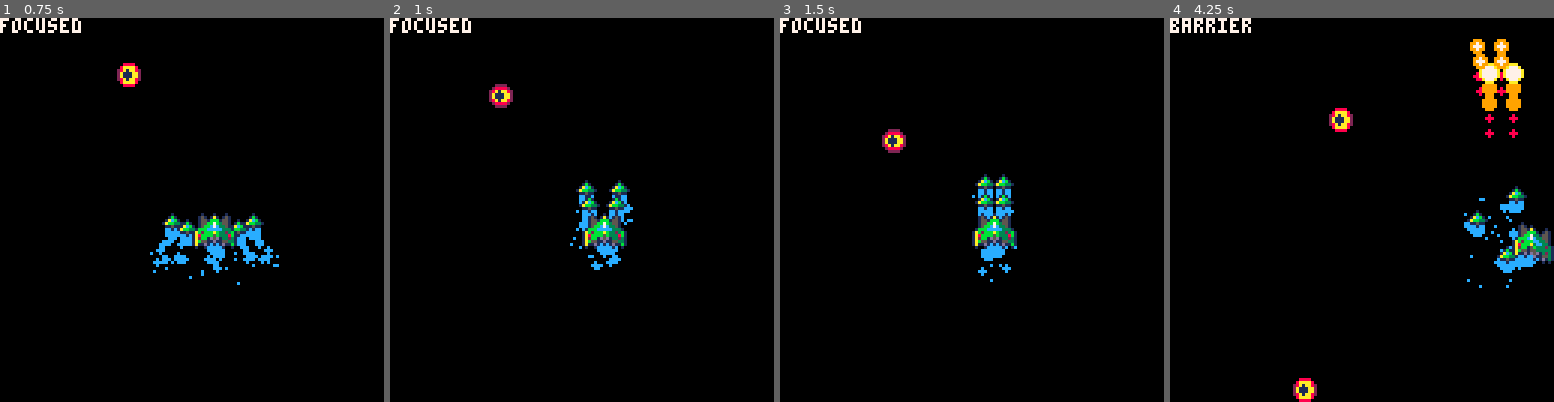
Above: before the commit, frames 1-4 (left to right).
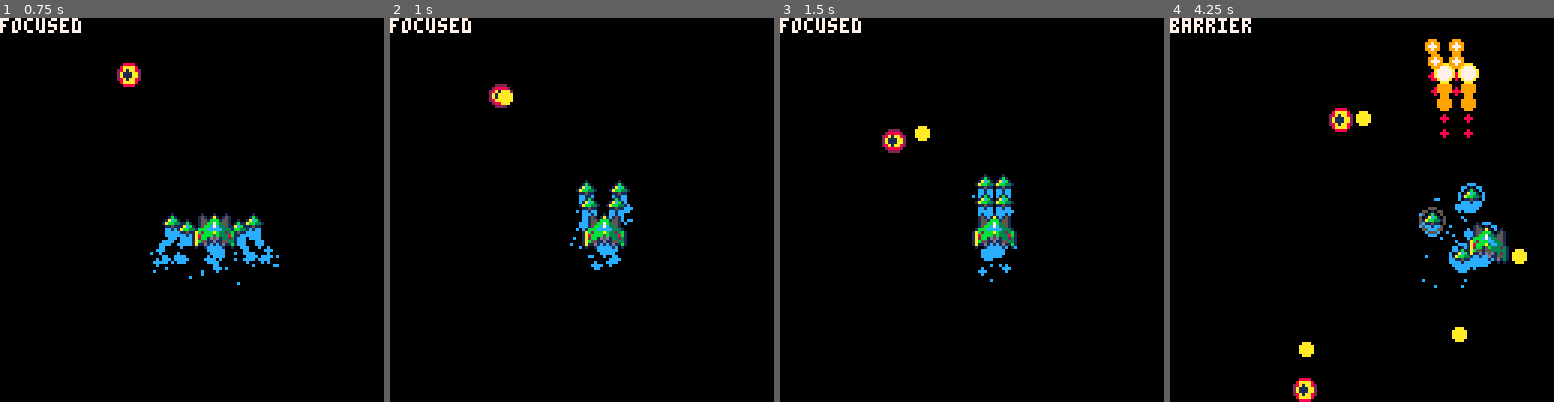
Above: after the commit, the same moments.

Repository: treveron2018/pico8
Game: PICO-8 cartridge shmup2.p8
Two runs of this game, one before a commit and one after it. Both use one fixed random seed, a clock stepped at 60 frames per second and the inputs below.
Inputs:
- Up to frame 1 (0.75 s): tap X (X key) at 0.33 s; tap O (Z key) at 0.7 s
- Up to frame 2 (1 s): no input
- Up to frame 3 (1.5 s): tap X (X key) at 1.07 s
- Up to frame 4 (4.25 s): hold Right 1.6-2.1 s; tap O (Z key) every 0.4 s from 1.7 to 4.1 s; tap X (X key) at 1.85, 2.97, 4.08 s; hold Up 2.15-2.42 s; hold Right 2.47-3.03 s; hold Left 3.08-3.58 s; hold Down 3.63-3.97 s; hold Right from 4.02 s (still down)

Frame 1 is identical in both runs. In frame 2, less than 0.1% of the frame differs, in the area x 28-33%, y 18-23%; in frame 3, 0.1%; in frame 4, 7.5%, in the area x 33-100%, y 5-89%.

Commit message:
blob and explosions for shmup2

Diff:
--- /dev/null
+++ b/blob.p8
@@ -0,0 +1,57 @@
+pico-8 cartridge // http://www.pico-8.com
+version 42
+__lua__
+--blob tool
+
+function _init()
+	b={
+		x=64,
+		y=64,
+		r=5
+	}
+end
+
+function _update()
+	if btnp(⬅️) then
+		b.r-=1
+	elseif btnp(➡️)then
+		b.r+=1
+	end
+end
+
+function _draw()
+	cls()
+	blob(b)
+	print(b.r,0,0,7)
+end
+-->8
+--blob
+
+function blob(b)
+	local thk={
+		5,
+		3,
+		1,
+		0
+	}
+
+	local p={
+		0b1111111111111111,
+		0b1010011010101111,
+		0b101000001010000,
+		0,
+	}
+
+	for i=1,#thk do
+		fillp(p[i])
+		circfill(b.x,b.y+thk[i],b.r+thk[i],137)
+	end
+	fillp()
+end
+__gfx__
+00000000000000000000000000000000000000000000000000000000000000000000000000000000000000000000000000000000000000000000000000000000
+00000000000000000000000000000000000000000000000000000000000000000000000000000000000000000000000000000000000000000000000000000000
+00700700000000000000000000000000000000000000000000000000000000000000000000000000000000000000000000000000000000000000000000000000
+00077000000000000000000000000000000000000000000000000000000000000000000000000000000000000000000000000000000000000000000000000000
+00077000000000000000000000000000000000000000000000000000000000000000000000000000000000000000000000000000000000000000000000000000
+00700700000000000000000000000000000000000000000000000000000000000000000000000000000000000000000000000000000000000000000000000000
--- /dev/null
+++ b/expl.p8
@@ -0,0 +1,161 @@
+pico-8 cartridge // http://www.pico-8.com
+version 42
+__lua__
+--explosion tool
+
+function _init()
+	expl={}
+	spd=1
+end
+
+function _update()
+	if(btnp(❎))add_expl(63,63)
+	upd_expl()
+	upd_sparks()
+	if btnp(⬆️)then
+		spd+=1
+	elseif btnp(⬇️) then
+		spd-=1
+	end
+end
+
+function _draw()
+	cls()
+	drw_expl()
+	drw_sparks()
+end
+-->8
+--blob
+
+function blob(b,c)
+	local thk={
+		5,
+		3,
+		1,
+		0
+	}
+
+	local p={
+		0b1111111111111111,
+		0b1010011010101111,
+		0b101000001010000,
+		0
+	}
+	if b.r==b.tr then
+		thc={
+		5,
+		3,
+		0
+	}
+	p={
+		0b1010011010101111,
+		0b101000001010000,
+		0}
+	elseif b.r==b.tr+1 then
+		thk={5,3}
+		p={
+		0b1010011010101111,
+		0b101000001010000}
+	elseif b.r==b.tr+2 then
+		thk={3}
+		p={▒}
+	elseif b.r==b.tr+3 then
+		thk={3}
+		p={░}
+	end
+
+	for i=1,#thk do
+		fillp(p[i])
+		circfill(b.x,b.y+thk[i],b.r+thk[i],c)
+	end
+	fillp()
+end
+-->8
+--expl
+
+function add_expl(_x,_y)
+	local e={
+		x=_x,
+		y=_y,
+		r=-2,
+		tr=8,
+	}
+	add(expl,e)
+	add_sparks(10,_x,_y)
+end
+
+function upd_expl()
+	for e in all(expl) do
+			e.r+=1
+		if(e.r>=e.tr+4)del(expl,e)
+	end
+end
+
+function drw_expl()
+	for e in all(expl)do
+		local r,tr,c=e.r,e.tr,167
+		if r>=tr then
+			c=93
+		elseif r>tr-3 then
+			c=137
+		elseif r>tr-6 then
+			c=154
+		end
+		blob(e,c)
+	end
+end
+-->8
+--sparks
+sparks={}
+function lerp(from,to,weight)
+	local dist=to-from
+	if(abs(dist)<.2)return to
+	return to-dist*weight
+end
+
+function range(low,high)
+	return rnd(high-low+1)+low
+end
+
+function add_sparks(n,_x,_y)
+	local ang=rnd()
+	for i=1,n do
+		local ang2=range(ang,.5)
+		local s={
+			x=_x,
+			y=_y,
+			ang2=range(ang,.3),
+			r=range(1,3),
+			a=flr(range(5,10))
+		}
+		add(sparks,s)
+	end
+end
+
+function upd_sparks()
+	for s in all(sparks)do
+		s.a-=1
+		if(s.a==0)del(sparks,s)
+		s.px=s.x
+		s.py=s.y
+		s.x=sin(s.ang2)*s.r+s.x
+		s.y=cos(s.ang2)*s.r+s.y
+	end
+end
+
+function drw_sparks()
+	for s in all(sparks)do
+		local col=10
+		if(s.a<3)col=9
+		line(s.x,s.y,s.px,s.py,col)
+	end
+end
+
+
+__gfx__
+00000000000000000000000000000000000000000000000000000000000000000000000000000000000000000000000000000000000000000000000000000000
+00000000000000000000000000000000000000000000000000000000000000000000000000000000000000000000000000000000000000000000000000000000
+00700700000000000000000000000000000000000000000000000000000000000000000000000000000000000000000000000000000000000000000000000000
+00077000000000000000000000000000000000000000000000000000000000000000000000000000000000000000000000000000000000000000000000000000
+00077000000000000000000000000000000000000000000000000000000000000000000000000000000000000000000000000000000000000000000000000000
+00700700000000000000000000000000000000000000000000000000000000000000000000000000000000000000000000000000000000000000000000000000
--- a/shmup2.p8
+++ b/shmup2.p8
@@ -5,11 +5,8 @@
 --by treveron
 
 --todo
-	--enemy bullets
-	--functional barrier
-	--death
-	--explosions
 	--bomb mode
+	--touch pad buttons
 
 function _init()
 	t=0
@@ -19,21 +16,23 @@
 		sp=2,
 		bn=0,
 		maxbn=10,
-		rot=0
+		isdead=false,
+		rt=0,
+		ifr=0
 	}
 	orbitals={}
 	orb_mode=1
-	o_dx={-.5,.5,-.5,.5}
-	mode_desc={
-		"disperse",
-		"focused",
-		"barrier"}
+	o_dx=split("-.5,.5,-.5,.5")
+	mode_desc=split("disperse,focused,barrier")
+	obr=4
 	pbul={}
 	ebul={}
 	trails={}
 	trail_c=split("8,9,10")
 	shwaves={}
 	prop={}
+	expl={}
+	sparks={}
 
 	enemies={}
 
@@ -55,24 +54,37 @@
 	end
 
 	--
-	upd_player()
+	if p.isdead then
+		respawn()
+	else
+		upd_player()
+	end
 	upd_trails()
 	upd_pbul()
 	upd_shwaves()
 	upd_prop()
 	upd_orbital()
 	upd_enemies()
+	upd_ebul()
+	upd_sparks()
+	upd_expl()
 end
 
 function _draw()
 	cls()
+	drw_expl()
+	drw_sparks()
 	drw_prop()
 	drw_orbital()
 	drw_shwaves()
-	drw_player()
+	if not p.isdead
+	or p.isrespawning then
+		drw_player()
+	end
 	drw_trails()
 	drw_pbul()
 	drw_enemies()
+	drw_ebul()
 	print(mode_desc[orb_mode],0,0,7)
 
 end
@@ -80,6 +92,7 @@
 --player
 
 function upd_player()
+	if(p.ifr>0)p.ifr-=1
 	if btn(⬆️)then
 		p.y-=1
 	elseif btn(⬇️)then
@@ -93,6 +106,10 @@
 		banking(1)
 	else banking(0)
 	end
+	if(p.x<0)p.x=0
+	if(p.x>113)p.x=113
+	if(p.y<0)p.y=0
+	if(p.y>115)p.y=115
 	if btnp(❎)then
 		local offx=3
 		for i=1,2 do
@@ -112,7 +129,9 @@
 
 function drw_player()
 local sps={6,4,2,8,10}
-	spr(sps[flr(p.bn/5)+3],p.x,p.y,2,2)
+	if p.ifr==0 or sin(t/10)<.5 then
+		spr(sps[flr(p.bn/5)+3],p.x,p.y,2,2)
+	end
 end
 
 function upd_phb()
@@ -150,6 +169,10 @@
 		--★
 		if e then
 			hit(b,e)
+			if e.hp<=0 then
+				del(enemies,e)
+				add_expl(e.x+e.w/2,e.y+e.h/2)
+			end
 			del(pbul,b)
 		end
 		if b.y<0-b.r then
@@ -189,6 +212,30 @@
 	e.hp-=b.r
 	e.hf=6
 end
+
+function kill_p()
+	p.isdead=true
+	p.rt=120
+	add_expl(p.x+7,p.y+6)
+end
+
+function respawn()
+	if p.rt>0 then
+		p.rt-=1
+	elseif not p.isrespawning then
+		p.x=56
+		p.y=144
+		p.isrespawning=true
+	else
+		p.y=lerp(p.y,100,.7)
+		if p.y==100 then
+			p.isdead=false
+			p.isrespawning=false
+			p.ifr=120
+		end
+	end
+
+end
 -->8
 --particles
 
@@ -290,6 +337,9 @@
 	return dist(c,p)<c.r
 end
 
+function range(low,high)
+	return rnd(high-low+1)+low
+end
 
 -->8
 --orbitals
@@ -299,7 +349,9 @@
 		sp=1,
 		x=p.x+8,
 		y=p.y+5,
-		o=#orbitals+1
+		o=#orbitals+1,
+		b=true,
+		bt=0
 	}
 	add(orbitals,o)
 	orb_rot()
@@ -308,30 +360,39 @@
 function upd_orbital()
 	local px,py=p.x,p.y
 	for o in all(orbitals)do
-		if orb_mode==3 then
-			o.rot+=.01
-			if(o.rot>1)o.rot=0
-			o.x=lerp(o.x,sin(o.rot)*15+p.x+5,.9)
-			o.y=lerp(o.y,cos(o.rot)*15+p.y+5,.9)
+		if p.isdead then
+			o.y=lerp(o.y,136,.95)
 		else
-			local orb_pos={
-			{
-				{px-7,py+7},
-				{px+15,py+7},
-				{px-14,py+7},
-				{px+22,py+7},
-				},
-			{
-				{px+1,py-6},
-				{px+7,py-6},
-				{px+1,py-12},
-				{px+7,py-12},
+			if o.bt>0 then
+				o.bt-=1
+			else
+				o.b=true
+			end
+			if orb_mode==3 then
+				o.rot+=.01
+				if(o.rot>1)o.rot=0
+				o.x=lerp(o.x,sin(o.rot)*15+p.x+5,.9)
+				o.y=lerp(o.y,cos(o.rot)*15+p.y+5,.9)
+			else
+				orb_pos={
+					{
+						{px-7,py+7},
+						{px+15,py+7},
+						{px-14,py+7},
+						{px+22,py+7},
+					},
+					{
+						{px+1,py-6},
+						{px+7,py-6},
+						{px+1,py-12},
+						{px+7,py-12},
+					}
 				}
-			}
-			o.x=lerp(o.x,orb_pos[orb_mode][o.o][1],.9)
-			o.y=lerp(o.y,orb_pos[orb_mode][o.o][2],.9)
-			local dx=orb_mode==1 and o_dx[o.o] or 0
-			if(btnp(❎))shoot(o.x+3,o.y,1,dx)
+				o.x=lerp(o.x,orb_pos[orb_mode][o.o][1],.9)
+				o.y=lerp(o.y,orb_pos[orb_mode][o.o][2],.9)
+				local dx=orb_mode==1 and o_dx[o.o] or 0
+				if(btnp(❎) and not p.isdead and not p.isrespawning)shoot(o.x+3,o.y,1,dx)
+			end
 		end
 		propel(o.x+3,o.y+6,2)
 	end
@@ -340,6 +401,12 @@
 function drw_orbital()
 	for o in all(orbitals)do
 		spr(o.sp,o.x,o.y)
+		if orb_mode==3 then
+			local cols={7,12}
+			local col=cols[flr(t/5)%2+1]
+			if(not o.b)col=5
+			circ(o.x+3,o.y+3,obr,col)
+		end
 	end
 end
 
@@ -385,8 +452,9 @@
 		--type 1
 			e.y+=.5
 			e.x+=sin(e.t/150)*.5
+			if(e.t%60==0)e_shoot(e)
 		--
-		if e.y>=128 or e.hp<=0then
+		if e.y>=128 then
 			del(enemies,e)
 		end
 	end
@@ -403,6 +471,170 @@
 		pal()
 	end
 end
+
+function e_shoot(e)
+	local ex,ey=e.x+e.w/2,e.y+e.h/2
+	_ang=atan2(p.y+7-ey,p.x+7-ex)
+
+	local b={
+		x=ex,
+		y=ey,
+		ang=_ang,
+		r=2,
+		spd=2
+	}
+	add(ebul,b)
+end
+
+function upd_ebul()
+	for b in all(ebul) do
+		b.dx=sin(b.ang)/b.spd
+		b.dy=cos(b.ang)/b.spd
+		b.x+=b.dx
+		b.y+=b.dy
+
+		if b.x<0-b.r
+		or b.x>128+b.r
+		or b.y<0-b.r
+		or b.y>128+b.r
+		then
+			del(ebul,b)
+		end
+		for o in all(orbitals)do
+			if dist(b,{x=o.x+3,y=o.y+3})<b.r+obr
+			and o.b
+			and orb_mode==3 then
+				del(ebul,b)
+				o.bt=120
+				o.b=false
+			end
+		end
+		if dist(b,p.hb)<b.r+p.hb.r and not p.isdead and p.ifr==0 then
+			kill_p()
+		end
+	end
+end
+
+function drw_ebul()
+	for b in all(ebul) do
+		circfill(b.x,b.y,b.r,10)
+	end
+end
+-->8
+--explotions
+
+--blob
+
+function blob(b,c)
+	local thk={
+		5,
+		3,
+		1,
+		0
+	}
+
+	local p={
+		0b1111111111111111,
+		0b1010011010101111,
+		0b101000001010000,
+		0
+	}
+	if b.r==b.tr then
+		thc={
+		5,
+		3,
+		0
+	}
+	p={
+		0b1010011010101111,
+		0b101000001010000,
+		0}
+	elseif b.r==b.tr+1 then
+		thk={5,3}
+		p={
+		0b1010011010101111,
+		0b101000001010000}
+	elseif b.r==b.tr+2 then
+		thk={3}
+		p={▒}
+	elseif b.r==b.tr+3 then
+		thk={3}
+		p={░}
+	end
+
+	for i=1,#thk do
+		fillp(p[i])
+		circfill(b.x,b.y+thk[i],b.r+thk[i],c)
+	end
+	fillp()
+end
+
+function add_expl(_x,_y)
+	local e={
+		x=_x,
+		y=_y,
+		r=-2,
+		tr=8,
+	}
+	add(expl,e)
+	add_sparks(10,_x,_y)
+end
+
+function upd_expl()
+	for e in all(expl) do
+			e.r+=1
+		if(e.r>=e.tr+4)del(expl,e)
+	end
+end
+
+function drw_expl()
+	for e in all(expl)do
+		local r,tr,c=e.r,e.tr,167
+		if r>=tr then
+			c=93
+		elseif r>tr-3 then
+			c=137
+		elseif r>tr-6 then
+			c=154
+		end
+		blob(e,c)
+	end
+end
+
+function add_sparks(n,_x,_y)
+	local ang=rnd()
+	for i=1,n do
+		local ang2=range(ang,.5)
+		local s={
+			x=_x,
+			y=_y,
+			ang2=range(ang,.3),
+			r=range(1,3),
+			a=flr(range(5,10))
+		}
+		add(sparks,s)
+	end
+end
+
+function upd_sparks()
+	for s in all(sparks)do
+		s.a-=1
+		if(s.a==0)del(sparks,s)
+		s.px=s.x
+		s.py=s.y
+		s.x=sin(s.ang2)*s.r+s.x
+		s.y=cos(s.ang2)*s.r+s.y
+	end
+end
+
+function drw_sparks()
+	for s in all(sparks)do
+		local col=10
+		if(s.a<3)col=9
+		line(s.x,s.y,s.px,s.py,col)
+	end
+end
+
 
 __gfx__
 00000000000100000000000000000000000000000000000000000000001000000000000000000000000001000000000000222200008888000000000000000000
